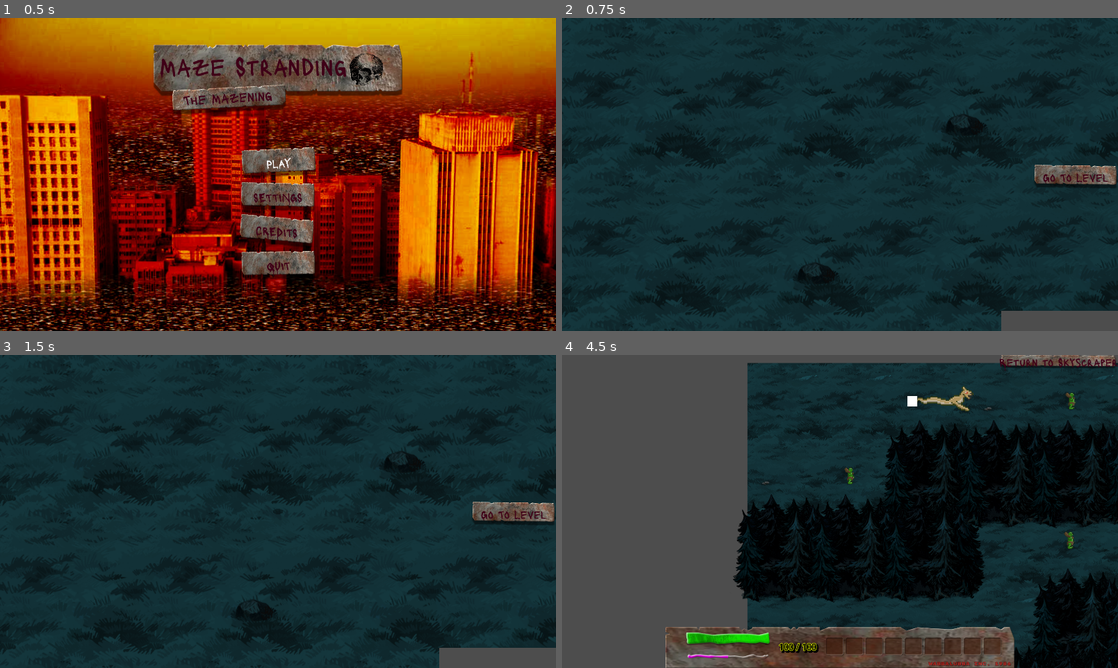
Above: before the commit, frames 1-4 (two rows, left to right).
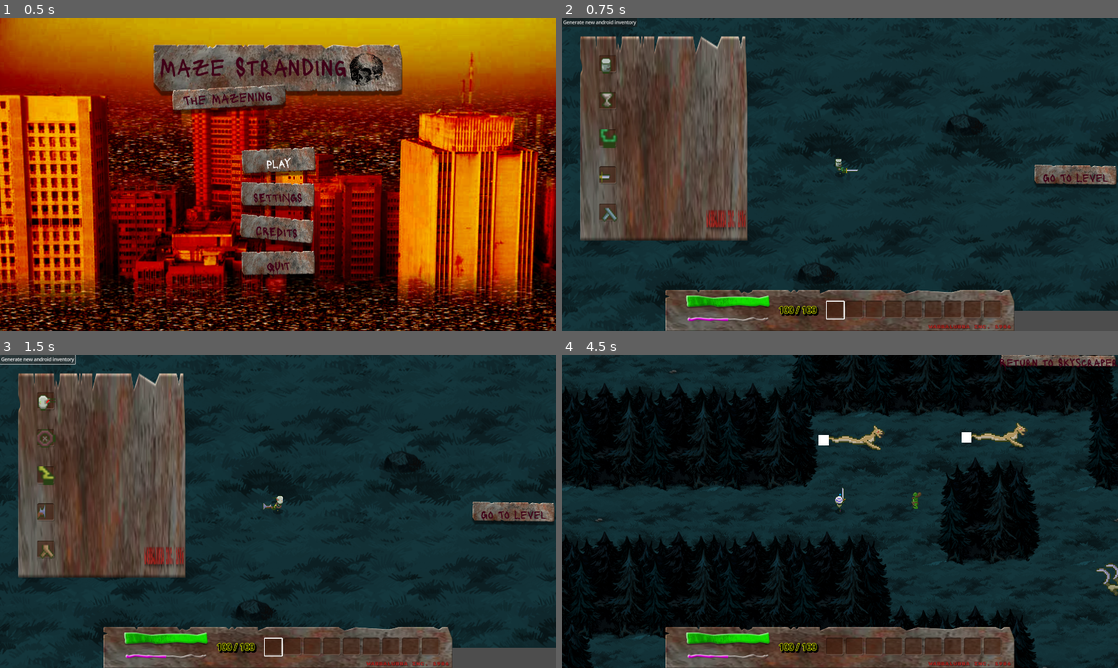
Above: after the commit, the same moments.

Repository: 100-Devs-1-Game/WildJamProject
Game: Godot game, scene res://main.tscn
Same seed, same stepped clock (60 frames per second), same inputs: the game is played once before the commit and once after it.
Inputs (mouse positions are in pixels of both pictures, inside the frame that each line leads up to):
- Up to frame 1 (0.5 s): no input
- Up to frame 2 (0.75 s): click "PLAY" at 0.5 s
- Up to frame 3 (1.5 s): click (38, 358) at 1.25 s, where only the run after the commit has a clickable "Generate new android inventory"
- Up to frame 4 (4.5 s): click (600, 358) at 2 s, where only the run after the commit has a clickable "Generate new android inventory"; click "Go To Level" at 2.75 s; click "Return to Skyscraper" at 3.5 s; click "Go To Level" at 4.25 s

Frame 1 is identical in both runs. In frame 2, 28% of the frame differs, in the area x 0-82%, y 0-100%; in frame 3, 28%; in frame 4, 66%, in the area x 0-100%, y 0-100%.

Commit message:
Main refactor is putting player_model in its own scene instead of putting the full player
Also made sure something gets initialised in the inventory

Diff:
--- a/project/autoloads/player_inventory.gd
+++ b/project/autoloads/player_inventory.gd
@@ -20,6 +20,7 @@
 	],
 }
 
+var flattened_item_library: Array[Item]
 var inventory: Dictionary[Item, int]
 var equipped_head: Upgrade
 var equipped_torso: Upgrade
@@ -30,7 +31,10 @@
 
 func _ready() -> void:
 	Signals.item_picked_up.connect(add_item.bind(1))
-
+	for item_scenes in item_library.values():
+		for item_scene in item_scenes:
+			flattened_item_library.append(load(item_scene))
+	print(flattened_item_library)
 
 func generate_new_android_inventory() -> void:
 	equipped_head = load(item_library["heads"].pick_random()).duplicate()
@@ -41,11 +45,13 @@
 	equipped_legs.randomize()
 	equipped_arm = load(item_library["arms"].pick_random()).duplicate()
 	equipped_arm.randomize()
-	var new_weapon = item_library["weapons"].pick_random()
-	print(new_weapon)
-	equipped_weapon = load(new_weapon).duplicate()
+	equipped_weapon = load(item_library["weapons"].pick_random()).duplicate()
 	equipped_weapon.randomize()
 	Signals.inventory_updated.emit()
+
+func generate_new_android_inventory_if_empty() -> void:
+	if not (equipped_head and equipped_arm and equipped_torso and equipped_legs and equipped_weapon):
+		generate_new_android_inventory()
 
 
 func add_item(item: Item, count: int) -> void:
--- a/project/data/enemies/feldgeister.tres
+++ b/project/data/enemies/feldgeister.tres
@@ -1,4 +1,4 @@
-[gd_resource type="Resource" script_class="MonsterDefinition" load_steps=3 format=3 uid="uid://q5y8t5bdh6un"]
+[gd_resource type="Resource" script_class="EnemyDefinition" load_steps=3 format=3 uid="uid://q5y8t5bdh6un"]
 
 [ext_resource type="Script" uid="uid://dibw4ce3ggtur" path="res://modules/enemies/enemy_definition.gd" id="1_gquar"]
 [ext_resource type="PackedScene" uid="uid://d18ujattuvhhk" path="res://modules/enemies/dark forest/feldgeister.tscn" id="1_xmxga"]
--- a/project/data/enemies/ogre_small.tres
+++ b/project/data/enemies/ogre_small.tres
@@ -1,4 +1,4 @@
-[gd_resource type="Resource" script_class="MonsterDefinition" load_steps=3 format=3 uid="uid://21pcxyyw7mk2"]
+[gd_resource type="Resource" script_class="EnemyDefinition" load_steps=3 format=3 uid="uid://21pcxyyw7mk2"]
 
 [ext_resource type="PackedScene" uid="uid://wpdgyildn8tv" path="res://modules/enemies/dark forest/ogre_small.tscn" id="1_he8ge"]
 [ext_resource type="Script" uid="uid://dibw4ce3ggtur" path="res://modules/enemies/enemy_definition.gd" id="2_fs0m4"]
--- a/project/modules/level/level.gd
+++ b/project/modules/level/level.gd
@@ -11,7 +11,6 @@
 @export var terrain_border: TileMapLayer
 @export var player_scene: PackedScene
 
-var item_library = []
 var player: IsometricPlayer
 var safezones: Array[Vector2i]
 
@@ -89,12 +88,14 @@
 		return
 	var coords = terrain.local_to_map(terrain.to_local(enemy.position))
 	for i in CORPSE_ITEM_COUNT:
-		spawn_item(coords, item_library.pick_random())
+		var random_item = PlayerInventory.flattened_item_library.pick_random().duplicate()
+		random_item.randomize()
+		spawn_item(coords, random_item)
 
 func spawn_items(item_num: int):
 	for i in item_num:
 		var coords = terrain.get_used_cells().pick_random()
-		var random_item = item_library.pick_random().duplicate()
+		var random_item = PlayerInventory.flattened_item_library.pick_random().duplicate()
 		random_item.randomize()
 		spawn_item(coords, random_item)
 
--- a/project/modules/player/debug_map.gd
+++ b/project/modules/player/debug_map.gd
@@ -4,12 +4,5 @@
 
 
 func _ready() -> void:
-	init_signals()
-
-	item_library = []
-	for items in PlayerInventory.item_library.values():
-		for i in items:
-			item_library.append(load(i))
 	if terrain:
 		spawn_items(item_num)
-	PlayerInventory.generate_new_android_inventory()
--- a/project/modules/player/player.gd
+++ b/project/modules/player/player.gd
@@ -23,16 +23,15 @@
 @export var shoot_rate: float = 1
 
 @onready var bullet_timer: Timer = $BulletTimer
-@onready var animation_player: AnimationPlayer = %AnimationPlayer
+@onready var animation_player: AnimationPlayer = $Model.get_node("AnimationPlayer")
 @onready var model: Node2D = $Model
 # the model assets are tiny, it'll be scaled up by default
 @onready var model_scale: float = model.scale.x
-@onready var shoulder: Node2D = %Shoulder
+@onready var shoulder: Node2D = $Model.get_node("Shoulder")
 
 
 # health
 @export var max_health := 100
-var is_doll := false
 var health := max_health
 var invincible := false
 
@@ -50,8 +49,6 @@
 	Signals.inventory_updated.connect(_update_player_textures)
 
 func _post_ready():
-	if is_doll:
-		return
 	# ensure the HUD is fully loaded before setting the initial values
 	Signals.change_ammo_count_value.emit(ammo, max_ammo)
 	Signals.change_health_value.emit(health, max_health)
@@ -78,8 +75,6 @@
 		$Model/Head.texture = PlayerInventory.equipped_head.get_2d_texture()
 
 func _process(_delta: float) -> void:
-	if is_doll:
-		return
 	var looking_right := global_position.x < get_global_mouse_position().x
 	model.scale.x = model_scale if looking_right else -model_scale
 
@@ -92,8 +87,6 @@
 		shoulder.rotation = 0
 
 func _physics_process(delta: float) -> void:
-	if is_doll:
-		return
 	var input_vector = Input.get_vector("movement_left", "movement_right", "movement_up", "movement_down").normalized()
 	# Since this is an isometric perspective, reduce vertical movement, assuming a 45 degree camera, the movement is halved
 	input_vector.y *= 0.5
@@ -138,8 +131,6 @@
 	bullet_timer.start()
 
 func _on_bullet_timer_timeout() -> void:
-	if is_doll:
-		return
 	if ammo <= 0:
 		return
 	ammo -= 1
@@ -176,7 +167,7 @@
 
 # Take damage
 func take_damage(amount: int):
-	if invincible or is_doll:
+	if invincible:
 		return
 
 	health -= amount
--- a/project/modules/player/player.tscn
+++ b/project/modules/player/player.tscn
@@ -1,143 +1,14 @@
-[gd_scene load_steps=13 format=3 uid="uid://h2lk2e0pam0g"]
+[gd_scene load_steps=7 format=3 uid="uid://h2lk2e0pam0g"]
 
 [ext_resource type="Script" uid="uid://b18ysuseie2dw" path="res://modules/player/player.gd" id="1_hqo1x"]
 [ext_resource type="PackedScene" uid="uid://tt37bu0jl5sw" path="res://modules/player/bullet.tscn" id="2_m7q0d"]
 [ext_resource type="Texture2D" uid="uid://biybclni06xgd" path="res://assets/shadow.png" id="3_ej5i3"]
+[ext_resource type="PackedScene" uid="uid://bj8pthsq0pi4w" path="res://modules/player/player_model.tscn" id="4_ue0ku"]
 [ext_resource type="PackedScene" uid="uid://bjqqanft5hhy8" path="res://modules/player/player_hurtbox.tscn" id="9_dhhsu"]
 
 [sub_resource type="CapsuleShape2D" id="CapsuleShape2D_qgxqk"]
 radius = 5.0
 height = 20.0
-
-[sub_resource type="Animation" id="Animation_w2fbi"]
-length = 0.001
-tracks/0/type = "value"
-tracks/0/imported = false
-tracks/0/enabled = true
-tracks/0/path = NodePath("..:rotation")
-tracks/0/interp = 1
-tracks/0/loop_wrap = true
-tracks/0/keys = {
-"times": PackedFloat32Array(0),
-"transitions": PackedFloat32Array(1),
-"update": 0,
-"values": [0.0]
-}
-
-[sub_resource type="Animation" id="Animation_ksum8"]
-resource_name = "shoot"
-length = 0.25
-tracks/0/type = "value"
-tracks/0/imported = false
-tracks/0/enabled = true
-tracks/0/path = NodePath("..:rotation")
-tracks/0/interp = 1
-tracks/0/loop_wrap = true
-tracks/0/keys = {
-"times": PackedFloat32Array(0, 0.23333335),
-"transitions": PackedFloat32Array(1, 1),
-"update": 0,
-"values": [-0.4886922, 0.0]
-}
-
-[sub_resource type="Animation" id="Animation_p25l1"]
-resource_name = "swing"
-length = 0.3
-step = 0.05
-tracks/0/type = "value"
-tracks/0/imported = false
-tracks/0/enabled = true
-tracks/0/path = NodePath("..:rotation")
-tracks/0/interp = 1
-tracks/0/loop_wrap = true
-tracks/0/keys = {
-"times": PackedFloat32Array(0, 0.25, 0.3),
-"transitions": PackedFloat32Array(1, 1, 1),
-"update": 0,
-"values": [-1.2688544, 1.548107, 0.0]
-}
-
-[sub_resource type="AnimationLibrary" id="AnimationLibrary_8r5y5"]
-_data = {
-&"RESET": SubResource("Animation_w2fbi"),
-&"shoot": SubResource("Animation_ksum8"),
-&"swing": SubResource("Animation_p25l1")
-}
-
-[sub_resource type="Animation" id="Animation_dfnl8"]
-length = 0.001
-tracks/0/type = "value"
-tracks/0/imported = false
-tracks/0/enabled = true
-tracks/0/path = NodePath("Head:position")
-tracks/0/interp = 1
-tracks/0/loop_wrap = true
-tracks/0/keys = {
-"times": PackedFloat32Array(0),
-"transitions": PackedFloat32Array(1),
-"update": 0,
-"values": [Vector2(0, -10)]
-}
-tracks/1/type = "value"
-tracks/1/imported = false
-tracks/1/enabled = true
-tracks/1/path = NodePath("Leg:frame_coords")
-tracks/1/interp = 1
-tracks/1/loop_wrap = true
-tracks/1/keys = {
-"times": PackedFloat32Array(0),
-"transitions": PackedFloat32Array(1),
-"update": 1,
-"values": [Vector2i(0, 0)]
-}
-tracks/2/type = "value"
-tracks/2/imported = false
-tracks/2/enabled = true
-tracks/2/path = NodePath("Leg:frame_coords:x")
-tracks/2/interp = 1
-tracks/2/loop_wrap = true
-tracks/2/keys = {
-"times": PackedFloat32Array(0),
-"transitions": PackedFloat32Array(1),
-"update": 1,
-"values": [1]
-}
-
-[sub_resource type="Animation" id="Animation_8f7i2"]
-resource_name = "walk"
-length = 0.5
-loop_mode = 1
-step = 0.1
-tracks/0/type = "value"
-tracks/0/imported = false
-tracks/0/enabled = true
-tracks/0/path = NodePath("Head:position")
-tracks/0/interp = 1
-tracks/0/loop_wrap = true
-tracks/0/keys = {
-"times": PackedFloat32Array(0, 0.1, 0.2, 0.3, 0.4, 0.5),
-"transitions": PackedFloat32Array(1, 1, 1, 1, 1, 1),
-"update": 1,
-"values": [Vector2(0, -10), Vector2(0, -11), Vector2(0, -12), Vector2(0, -11), Vector2(0, -10), Vector2(0, -9)]
-}
-tracks/1/type = "value"
-tracks/1/imported = false
-tracks/1/enabled = true
-tracks/1/path = NodePath("Leg:frame_coords:x")
-tracks/1/interp = 1
-tracks/1/loop_wrap = true
-tracks/1/keys = {
-"times": PackedFloat32Array(0, 0.1, 0.2, 0.3, 0.4, 0.5),
-"transitions": PackedFloat32Array(1, 1, 1, 1, 1, 1),
-"update": 1,
-"values": [0, 1, 2, 3, 4, 5]
-}
-
-[sub_resource type="AnimationLibrary" id="AnimationLibrary_au44x"]
-_data = {
-&"RESET": SubResource("Animation_dfnl8"),
-&"walk": SubResource("Animation_8f7i2")
-}
 
 [node name="Player" type="CharacterBody2D" groups=["player"]]
 collision_mask = 11
@@ -155,50 +26,8 @@
 rotation = 1.5707964
 shape = SubResource("CapsuleShape2D_qgxqk")
 
-[node name="Model" type="Node2D" parent="."]
+[node name="Model" parent="." instance=ExtResource("4_ue0ku")]
 position = Vector2(0, -22)
-scale = Vector2(2, 2)
-
-[node name="Leg" type="Sprite2D" parent="Model"]
-texture_filter = 1
-position = Vector2(0, 6)
-hframes = 7
-frame = 1
-
-[node name="Torso" type="Sprite2D" parent="Model"]
-texture_filter = 1
-
-[node name="Shoulder" type="Node2D" parent="Model"]
-unique_name_in_owner = true
-position = Vector2(1, 0)
-
-[node name="Arm" type="Sprite2D" parent="Model/Shoulder"]
-texture_filter = 1
-position = Vector2(2, 2)
-offset = Vector2(3, 2)
-
-[node name="Weapon" type="Node2D" parent="Model/Shoulder/Arm"]
-show_behind_parent = true
-position = Vector2(11, 0)
-
-[node name="Sprite2D" type="Sprite2D" parent="Model/Shoulder/Arm/Weapon"]
-texture_filter = 1
-position = Vector2(14, 1)
-
-[node name="AnimationPlayer" type="AnimationPlayer" parent="Model/Shoulder/Arm/Weapon"]
-libraries = {
-&"": SubResource("AnimationLibrary_8r5y5")
-}
-
-[node name="Head" type="Sprite2D" parent="Model"]
-texture_filter = 1
-position = Vector2(0, -10)
-
-[node name="AnimationPlayer" type="AnimationPlayer" parent="Model"]
-unique_name_in_owner = true
-libraries = {
-&"": SubResource("AnimationLibrary_au44x")
-}
 
 [node name="BulletTimer" type="Timer" parent="."]
 one_shot = true
--- a/project/modules/player/player_doll.gd
+++ b/project/modules/player/player_doll.gd
@@ -1,13 +1,11 @@
 class_name  PlayerDoll
 extends Node2D
-
 
 func _ready() -> void:
 	hide()
 	_update_icons()
 	Signals.inventory_updated.connect(_update_icons)
-	$Player.is_doll = true
-	$Player/Model/Leg.frame = 3
+	PlayerInventory.generate_new_android_inventory_if_empty()
 
 
 func _on_generate_pressed() -> void:
--- a/project/modules/player/player_doll.tscn
+++ b/project/modules/player/player_doll.tscn
@@ -1,8 +1,8 @@
 [gd_scene load_steps=5 format=3 uid="uid://dru8puxo6flwq"]
 
 [ext_resource type="Script" uid="uid://dscxkjc42rhx7" path="res://modules/player/player_doll.gd" id="1_kt1ex"]
-[ext_resource type="PackedScene" uid="uid://h2lk2e0pam0g" path="res://modules/player/player.tscn" id="2_8em2e"]
 [ext_resource type="StyleBox" uid="uid://dc7xhnn4v2y3" path="res://modules/hud/panel_style.tres" id="2_iuwr6"]
+[ext_resource type="PackedScene" uid="uid://bj8pthsq0pi4w" path="res://modules/player/player_model.tscn" id="3_iuwr6"]
 [ext_resource type="PackedScene" uid="uid://dxom55xj78atn" path="res://modules/hud/weapon_slot.tscn" id="3_qjnmt"]
 
 [node name="PlayerDoll" type="Node2D"]
@@ -21,14 +21,12 @@
 offset_bottom = 768.0
 theme_override_styles/panel = ExtResource("2_iuwr6")
 
+[node name="Model" parent="." instance=ExtResource("3_iuwr6")]
+
 [node name="Generate" type="Button" parent="."]
 offset_right = 260.0
 offset_bottom = 31.0
 text = "Generate new android inventory"
-
-[node name="Player" parent="." instance=ExtResource("2_8em2e")]
-position = Vector2(320, 512)
-scale = Vector2(3, 3)
 
 [node name="Weapon" parent="." instance=ExtResource("3_qjnmt")]
 offset_left = 128.0
--- /dev/null
+++ b/project/modules/player/player_model.tscn
@@ -0,0 +1,175 @@
+[gd_scene load_steps=8 format=3 uid="uid://bj8pthsq0pi4w"]
+
+[sub_resource type="Animation" id="Animation_w2fbi"]
+length = 0.001
+tracks/0/type = "value"
+tracks/0/imported = false
+tracks/0/enabled = true
+tracks/0/path = NodePath("..:rotation")
+tracks/0/interp = 1
+tracks/0/loop_wrap = true
+tracks/0/keys = {
+"times": PackedFloat32Array(0),
+"transitions": PackedFloat32Array(1),
+"update": 0,
+"values": [0.0]
+}
+
+[sub_resource type="Animation" id="Animation_ksum8"]
+resource_name = "shoot"
+length = 0.25
+tracks/0/type = "value"
+tracks/0/imported = false
+tracks/0/enabled = true
+tracks/0/path = NodePath("..:rotation")
+tracks/0/interp = 1
+tracks/0/loop_wrap = true
+tracks/0/keys = {
+"times": PackedFloat32Array(0, 0.23333335),
+"transitions": PackedFloat32Array(1, 1),
+"update": 0,
+"values": [-0.4886922, 0.0]
+}
+
+[sub_resource type="Animation" id="Animation_p25l1"]
+resource_name = "swing"
+length = 0.3
+step = 0.05
+tracks/0/type = "value"
+tracks/0/imported = false
+tracks/0/enabled = true
+tracks/0/path = NodePath("..:rotation")
+tracks/0/interp = 1
+tracks/0/loop_wrap = true
+tracks/0/keys = {
+"times": PackedFloat32Array(0, 0.25, 0.3),
+"transitions": PackedFloat32Array(1, 1, 1),
+"update": 0,
+"values": [-1.2688544, 1.548107, 0.0]
+}
+
+[sub_resource type="AnimationLibrary" id="AnimationLibrary_8r5y5"]
+_data = {
+&"RESET": SubResource("Animation_w2fbi"),
+&"shoot": SubResource("Animation_ksum8"),
+&"swing": SubResource("Animation_p25l1")
+}
+
+[sub_resource type="Animation" id="Animation_dfnl8"]
+length = 0.001
+tracks/0/type = "value"
+tracks/0/imported = false
+tracks/0/enabled = true
+tracks/0/path = NodePath("Head:position")
+tracks/0/interp = 1
+tracks/0/loop_wrap = true
+tracks/0/keys = {
+"times": PackedFloat32Array(0),
+"transitions": PackedFloat32Array(1),
+"update": 0,
+"values": [Vector2(0, -10)]
+}
+tracks/1/type = "value"
+tracks/1/imported = false
+tracks/1/enabled = true
+tracks/1/path = NodePath("Leg:frame_coords")
+tracks/1/interp = 1
+tracks/1/loop_wrap = true
+tracks/1/keys = {
+"times": PackedFloat32Array(0),
+"transitions": PackedFloat32Array(1),
+"update": 1,
+"values": [Vector2i(0, 0)]
+}
+tracks/2/type = "value"
+tracks/2/imported = false
+tracks/2/enabled = true
+tracks/2/path = NodePath("Leg:frame_coords:x")
+tracks/2/interp = 1
+tracks/2/loop_wrap = true
+tracks/2/keys = {
+"times": PackedFloat32Array(0),
+"transitions": PackedFloat32Array(1),
+"update": 1,
+"values": [1]
+}
+
+[sub_resource type="Animation" id="Animation_8f7i2"]
+resource_name = "walk"
+length = 0.5
+loop_mode = 1
+step = 0.1
+tracks/0/type = "value"
+tracks/0/imported = false
+tracks/0/enabled = true
+tracks/0/path = NodePath("Head:position")
+tracks/0/interp = 1
+tracks/0/loop_wrap = true
+tracks/0/keys = {
+"times": PackedFloat32Array(0, 0.1, 0.2, 0.3, 0.4, 0.5),
+"transitions": PackedFloat32Array(1, 1, 1, 1, 1, 1),
+"update": 1,
+"values": [Vector2(0, -10), Vector2(0, -11), Vector2(0, -12), Vector2(0, -11), Vector2(0, -10), Vector2(0, -9)]
+}
+tracks/1/type = "value"
+tracks/1/imported = false
+tracks/1/enabled = true
+tracks/1/path = NodePath("Leg:frame_coords:x")
+tracks/1/interp = 1
+tracks/1/loop_wrap = true
+tracks/1/keys = {
+"times": PackedFloat32Array(0, 0.1, 0.2, 0.3, 0.4, 0.5),
+"transitions": PackedFloat32Array(1, 1, 1, 1, 1, 1),
+"update": 1,
+"values": [0, 1, 2, 3, 4, 5]
+}
+
+[sub_resource type="AnimationLibrary" id="AnimationLibrary_au44x"]
+_data = {
+&"RESET": SubResource("Animation_dfnl8"),
+&"walk": SubResource("Animation_8f7i2")
+}
+
+[node name="Model" type="Node2D"]
+scale = Vector2(2, 2)
+
+[node name="Leg" type="Sprite2D" parent="."]
+texture_filter = 1
+position = Vector2(0, 6)
+hframes = 7
+frame = 1
+
+[node name="Torso" type="Sprite2D" parent="."]
+texture_filter = 1
+
+[node name="Shoulder" type="Node2D" parent="."]
+unique_name_in_owner = true
+position = Vector2(1, 0)
+
+[node name="Arm" type="Sprite2D" parent="Shoulder"]
+texture_filter = 1
+position = Vector2(2, 2)
+offset = Vector2(3, 2)
+
+[node name="Weapon" type="Node2D" parent="Shoulder/Arm"]
+show_behind_parent = true
+position = Vector2(11, 0)
+
+[node name="Sprite2D" type="Sprite2D" parent="Shoulder/Arm/Weapon"]
+texture_filter = 1
+position = Vector2(14, 1)
+
+[node name="AnimationPlayer" type="AnimationPlayer" parent="Shoulder/Arm/Weapon"]
+libraries = {
+&"": SubResource("AnimationLibrary_8r5y5")
+}
+
+[node name="Head" type="Sprite2D" parent="."]
+texture_filter = 1
+position = Vector2(0, -10)
+
+[node name="AnimationPlayer" type="AnimationPlayer" parent="."]
+unique_name_in_owner = true
+libraries = {
+&"": SubResource("AnimationLibrary_au44x")
+}
--- a/project/scenes/game.tscn
+++ b/project/scenes/game.tscn
@@ -6,7 +6,6 @@
 [ext_resource type="PackedScene" uid="uid://h2lk2e0pam0g" path="res://modules/player/player.tscn" id="4_0tnpc"]
 [ext_resource type="PackedScene" uid="uid://833q7u8hgfk5" path="res://modules/enemies/enemy.tscn" id="5_vtaks"]
 [ext_resource type="PackedScene" uid="uid://6s5vq2qeopxv" path="res://modules/hud/hud.tscn" id="6_kvpfn"]
-[ext_resource type="PackedScene" uid="uid://dru8puxo6flwq" path="res://modules/player/player_inventory.tscn" id="7_dinhu"]
 
 [sub_resource type="TileSetAtlasSource" id="TileSetAtlasSource_kvuet"]
 texture = ExtResource("3_gee14")
@@ -53,5 +52,3 @@
 is_ranged = true
 
 [node name="Hud" parent="." instance=ExtResource("6_kvpfn")]
-
-[node name="PlayerInventory" parent="." instance=ExtResource("7_dinhu")]
--- /dev/null
+++ b/project/scenes/main_menu.tscn
@@ -0,0 +1,13 @@
+[gd_scene load_steps=2 format=3 uid="uid://b8orpgfvxrh7s"]
+
+[ext_resource type="PackedScene" uid="uid://4ctkx7p3f50k" path="res://components/debug_scene_change_button.tscn" id="1_06t4h"]
+
+[node name="Main" type="Node"]
+
+[node name="DebugSceneChangeButton" parent="." instance=ExtResource("1_06t4h")]
+offset_left = 891.0
+offset_top = 527.0
+offset_right = -890.0
+offset_bottom = -505.0
+text = "Start Game (Go to Skyscraper)"
+targetScene = 1
--- /dev/null
+++ b/project/scenes/tower_hub.gd
@@ -0,0 +1,4 @@
+extends Node
+
+func _ready():
+	$Hud.get_node("PlayerDoll").show()
--- a/project/scenes/tower_hub.tscn
+++ b/project/scenes/tower_hub.tscn
@@ -1,9 +1,11 @@
-[gd_scene load_steps=7 format=4 uid="uid://dkoc5mebfrp4f"]
+[gd_scene load_steps=9 format=4 uid="uid://dkoc5mebfrp4f"]
 
 [ext_resource type="PackedScene" uid="uid://4ctkx7p3f50k" path="res://components/debug_scene_change_button.tscn" id="1_pdoo8"]
+[ext_resource type="Script" uid="uid://clnar1p6p5eii" path="res://scenes/tower_hub.gd" id="1_wn0jv"]
 [ext_resource type="TileSet" uid="uid://o8taylafv3nk" path="res://modules/level/terrain_tile_set.tres" id="2_6njhd"]
 [ext_resource type="Texture2D" uid="uid://cum3y5bgg7gjx" path="res://assets/tilemap/dark_forest/boulder_3.png" id="3_s40l3"]
 [ext_resource type="PackedScene" uid="uid://h2lk2e0pam0g" path="res://modules/player/player.tscn" id="4_wn0jv"]
+[ext_resource type="PackedScene" uid="uid://6s5vq2qeopxv" path="res://modules/hud/hud.tscn" id="5_s40l3"]
 
 [sub_resource type="TileSetAtlasSource" id="TileSetAtlasSource_f20yh"]
 texture = ExtResource("3_s40l3")
@@ -15,6 +17,7 @@
 sources/0 = SubResource("TileSetAtlasSource_f20yh")
 
 [node name="TowerHub" type="Node"]
+script = ExtResource("1_wn0jv")
 
 [node name="DebugSceneChangeButton" parent="." instance=ExtResource("1_pdoo8")]
 offset_left = 1134.0
@@ -38,3 +41,5 @@
 
 [node name="Player" parent="." instance=ExtResource("4_wn0jv")]
 position = Vector2(467, 554)
+
+[node name="Hud" parent="." instance=ExtResource("5_s40l3")]
Not shown: 1 places in project/scenes/game.tscn that only renumber resources
Not shown, added: project/scenes/tower_hub.gd.uid
